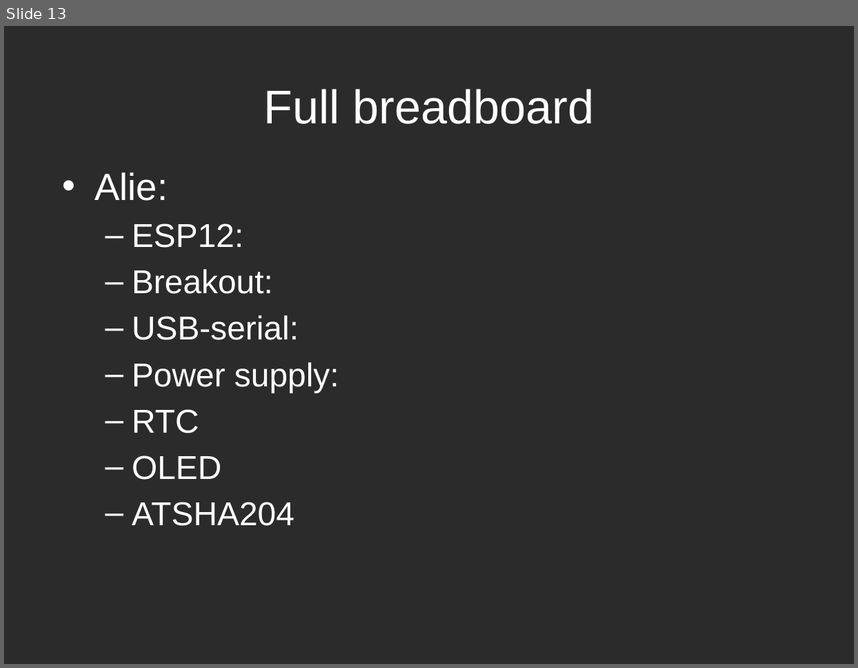
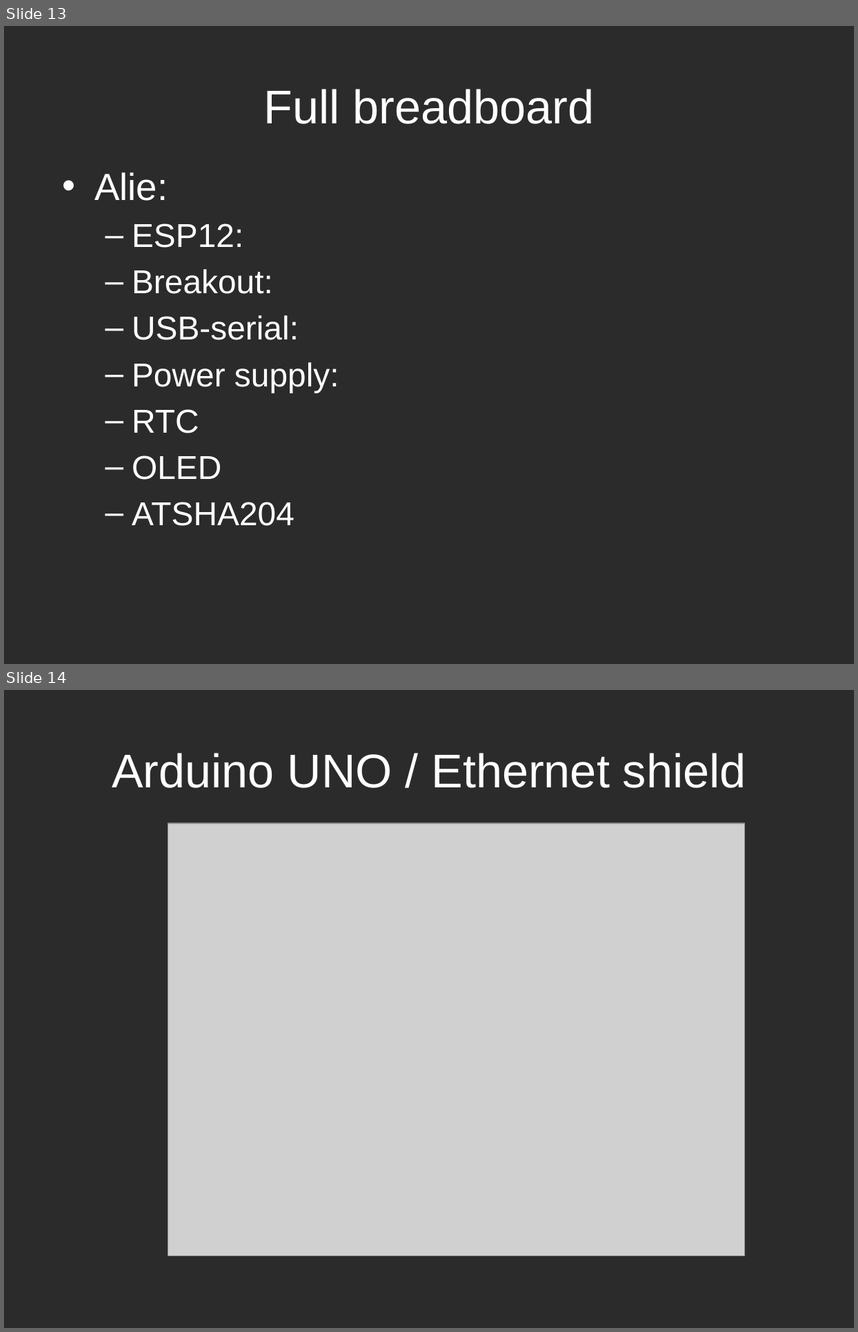
Before and after one commit to WSNhub/WSN-at-Work, a slide deck: workshop3x/WSNatwork - workshop3.pptx. Shown one above the other, each under a label of ours: slide 13 before the commit, slides 13 and 14 after it. The pictures are 858x668 and 858x1332 pixels, drawn with LibreOffice and Linux fonts; fonts in the diff are those of the drawing; grey boxes stand for pictures; background and template pictures are left out; a plain dark background stands for a picture behind light text. Boxes give left, top, right and bottom in pixels: in the first picture for what was removed or moved away, otherwise in the second. Text is boxed around its words. In the diff, an @@ line names an element or a change of style, - is before the commit and + after.

Commit message:
Added Arduino UNO alternative

```diff
--- a/workshop3x/WSNatwork - workshop3.pptx
+++ b/workshop3x/WSNatwork - workshop3.pptx
@@ slide 14 added at bbox=[4, 690, 854, 1328], background picture (left out) @@
@@ title added at bbox=[112, 753, 746, 788], 40 pt, text #FFFFFF @@
+Arduino UNO / Ethernet shield
@@ picture added at bbox=[168, 823, 744, 1256] @@
```
Also in this commit, not shown: 2 other slides added.
